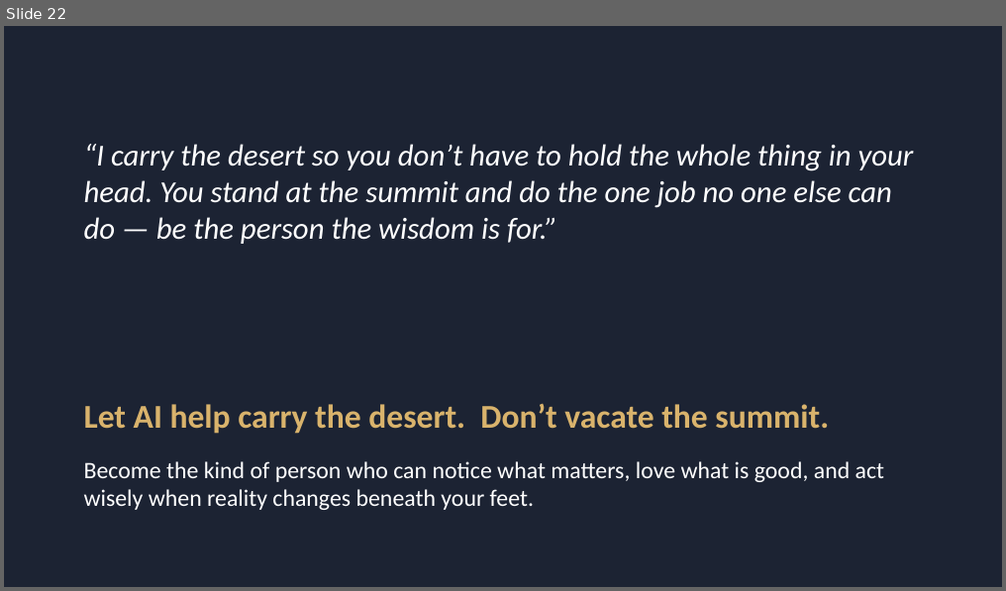
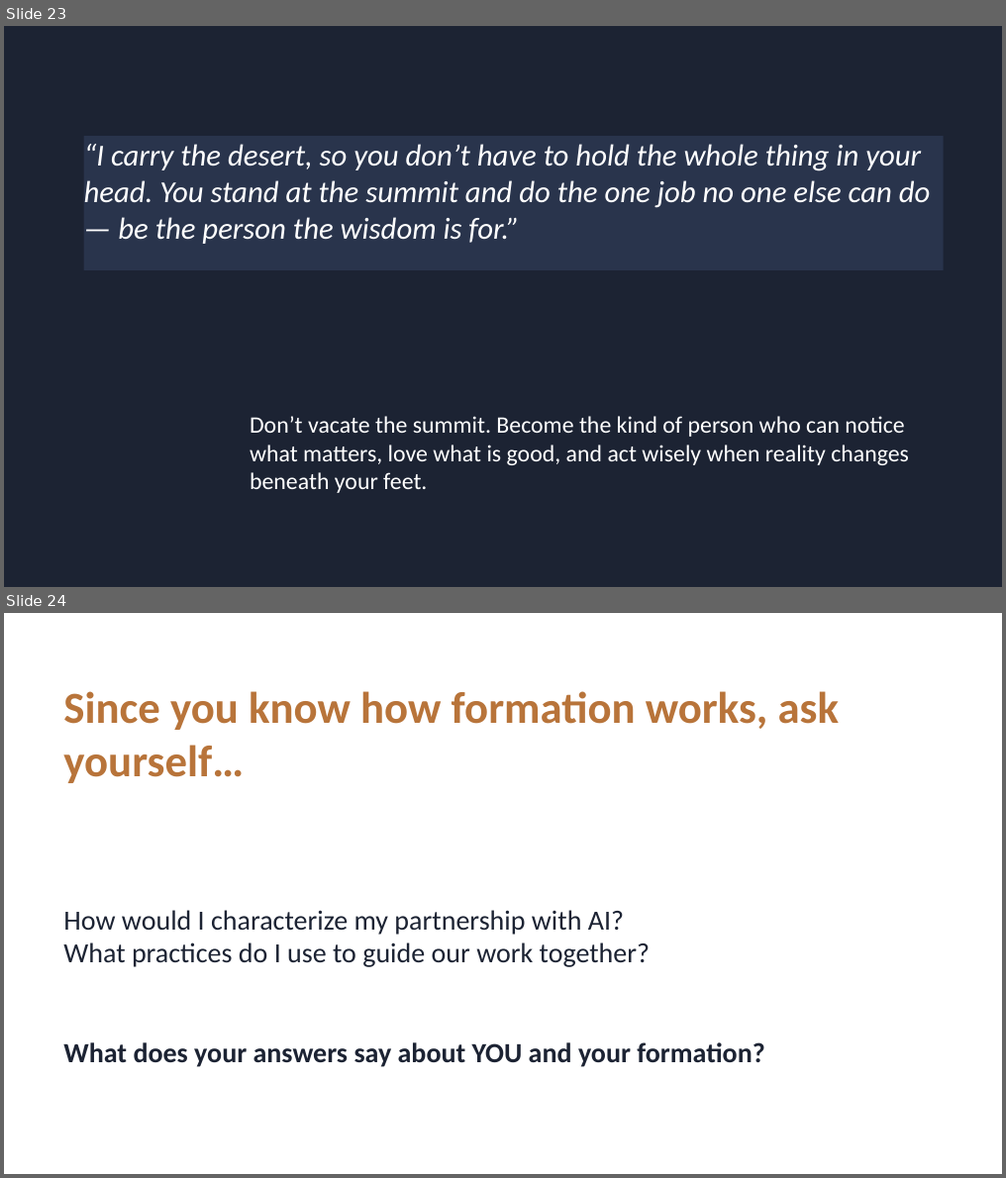
Before and after one commit to ericaraujophd/stem-slides, a slide deck: Session-2/S2-4-20pm-Wondergem-What-Does-It-Take-To-Be-Wise.pptx. Shown one above the other, each under a label of ours: slide 22 before the commit, slides 23 and 24 after it. The pictures are 1006x591 and 1006x1178 pixels, drawn with LibreOffice and Linux fonts; fonts in the diff are those of the drawing; background and template pictures are left out. Boxes give left, top, right and bottom in pixels: in the first picture for what was removed or moved away, otherwise in the second. Text is boxed around its words. In the diff, an @@ line names an element or a change of style, - is before the commit and + after.

```diff
--- a/Session-2/S2-4-20pm-Wondergem-What-Does-It-Take-To-Be-Wise.pptx
+++ b/Session-2/S2-4-20pm-Wondergem-What-Does-It-Take-To-Be-Wise.pptx
@@ slide 24 added at (4,613,1002,1174), background #FFFFFF @@
@@ text added at (63,691,839,783), 32 pt, text #B8743A, bold @@
+Since you know how formation works, ask yourself…
@@ text added at (63,910,764,1067), 20 pt, text #1C2333 @@
+How would I characterize my partnership with AI?
+What practices do I use to guide our work together?
+What does your answers say about YOU and your formation?
@@ what was slide 22 is now slide 23 @@
@@ slide 23 changed as well @@
@@ rectangle at (4,26,1002,586): fill #1C2333 at 65% opacity to #1C2333 at 21% opacity @@
@@ text in rectangle at (84,144,931,244): text changed @@
-“I carry the desert so you don’t have to hold the whole thing in your head. You stand at the summit and do the one job no one else can do — be the person the wisdom is for.”
+“I carry the desert, so you don’t have to hold the whole thing in your head. You stand at the summit and do the one job no one else can do — be the person the wisdom is for.”
@@ rectangle "“I carry the desert, so ...": place and size @@
-rectangle "“I carry the desert, so ..." at (84,144,914,244)
+rectangle "“I carry the desert, so ..." at (84,136,944,271)
@@ rectangle "“I carry the desert, so ..." at (84,136,944,271): fill none to #2B364F at 91% opacity @@
@@ text removed at (84,403,829,434) @@
-Let AI help carry the desert. Don’t vacate the summit.
@@ text at (250,416,909,493): text changed @@
-Become the kind of person who can notice what matters, love what is good, and act wisely when reality changes beneath your feet.
+Don’t vacate the summit. Become the kind of person who can notice what matters, love what is good, and act wisely when reality changes beneath your feet.
```
Also in this commit, not shown: 11 other slides changed, 4 other slides added, 3 slides removed, 3 other files.
